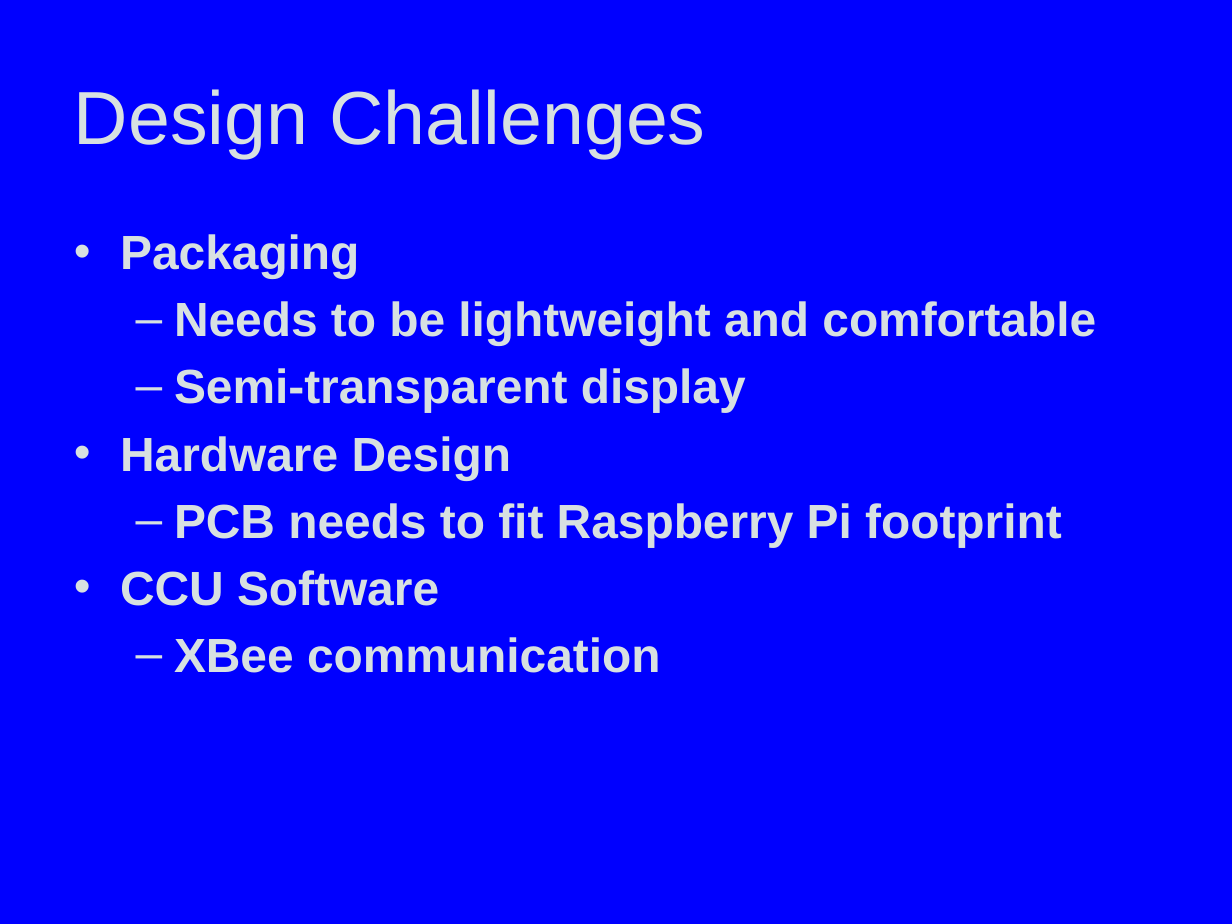
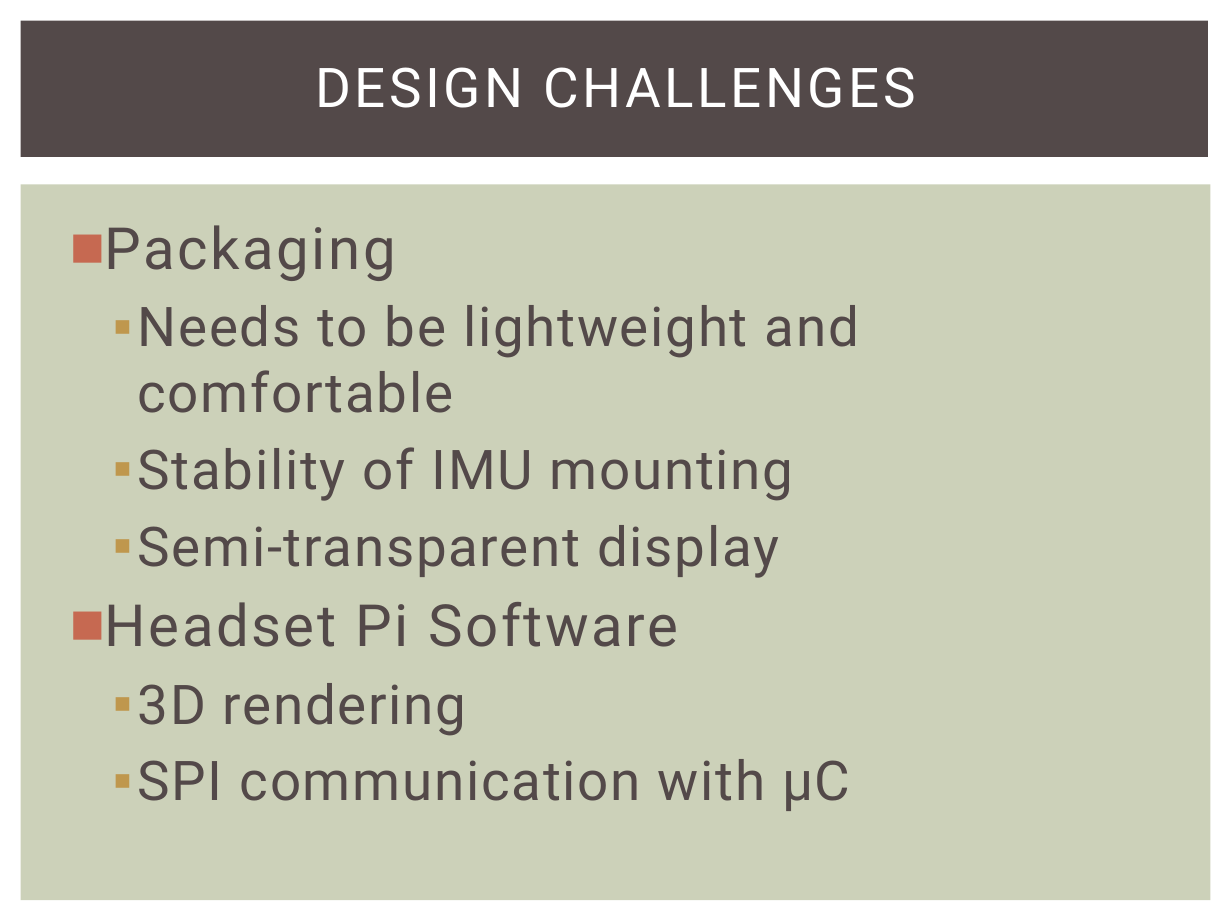
Before and after one commit to snowpuppy/augreality, a slide deck: slide 5 of doc/Team5FinalPresentation.pptx. Drawn at 1232x924 pixels with LibreOffice and Linux fonts; fonts in the diff are those of the drawing. Boxes give left, top, right and bottom in pixels: in the first picture for what was removed or moved away, otherwise in the second. Text is boxed around its words. In the diff, an @@ line names an element or a change of style, - is before the commit and + after.

```diff
--- a/doc/Team5FinalPresentation.pptx
+++ b/doc/Team5FinalPresentation.pptx
@@ background #0000FF to #FFFFFF @@
@@ rectangle added at bbox=[21, 21, 1209, 158], fill #534949 @@
@@ title at bbox=[315, 67, 916, 108]: text changed; size 44 to 32 pt; font Arial to Roboto; text colour #D7E0E1 to #FFFFFF @@
-Design Challenges
+DESIGN CHALLENGES
@@ rectangle added at bbox=[21, 185, 1211, 901], fill #CCD1B9 @@
@@ text "Packaging": place and size @@
-text "Packaging" at bbox=[120, 234, 1096, 673]
+text "Packaging" at bbox=[105, 225, 859, 811]
@@ text at bbox=[105, 225, 859, 578]: size 28 to 34 pt, letter spacing 0 to 1.5 pt in "Packaging"; font Arial to Roboto, text colour #D7E0E1 to #534949, bold off in "Packaging", "Needs to be lightweight and comfortable", "Semi-transparent display"; size 28 to 32 pt, letter spacing 0 to 1 pt in "Needs to be lightweight and comfortable", "Semi-transparent display"; bullet • to ■; more space between paragraphs; bullet – to ▪ @@
@@ text at bbox=[138, 447, 794, 501]: paragraph added @@
+  ▪ Stability of IMU mounting
@@ text at bbox=[105, 602, 850, 811]: text changed; size 28 to 32 pt; font Arial to Roboto; text colour #D7E0E1 to #534949; bold off @@
-• Hardware Design
-  – PCB needs to fit Raspberry Pi footprint
-• CCU Software
-  – XBee communication
+■ Headset Pi Software
+  ▪ 3D rendering
+  ▪ SPI communication with µC
```
Also in this commit, not shown: 9 other slides changed, 3 slides added, 3 slides removed.
